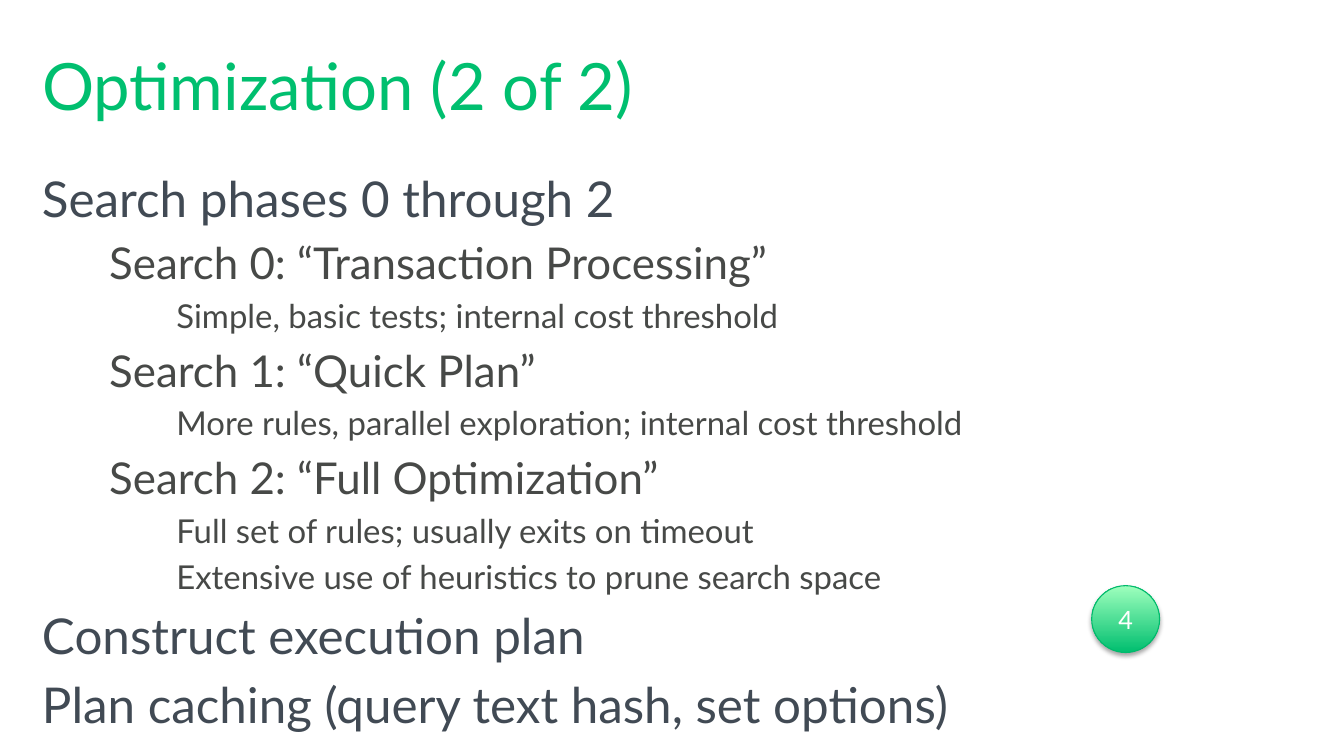
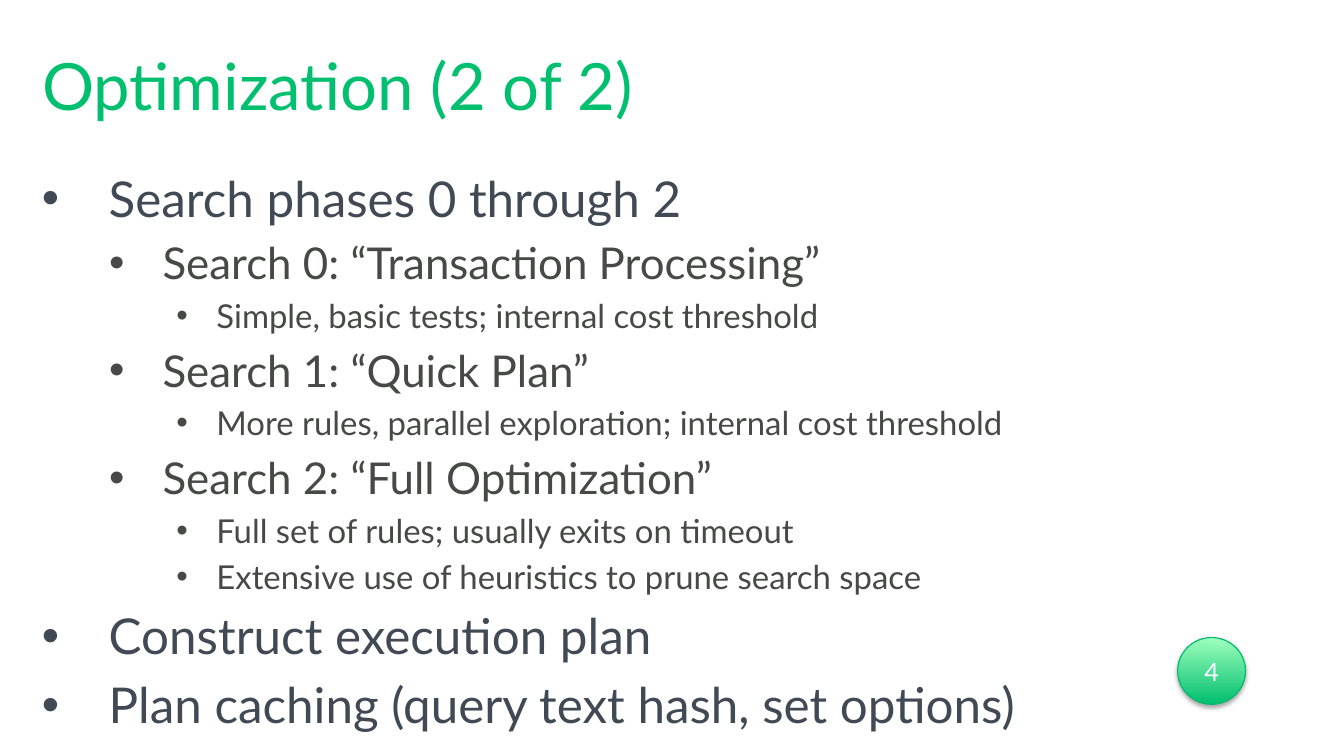
Before and after one commit to tf3604/OptimizerPresentation, a slide deck: slide 34 of Optimizer.pptx. Drawn at 1344x756 pixels with LibreOffice and Linux fonts; fonts in the diff are those of the drawing; background and template pictures are left out. Boxes give left, top, right and bottom in pixels: in the first picture for what was removed or moved away, otherwise in the second. Text is boxed around its words. In the diff, an @@ line names an element or a change of style, - is before the commit and + after.

```diff
--- a/Optimizer.pptx
+++ b/Optimizer.pptx
@@ text "Search phases 0 through 2" at [109,180,1015,732]: bullet none to • @@
@@ ellipse "4": place and size @@
-ellipse "4" at [1091,586,1159,653]
+ellipse "4" at [1178,638,1246,705]
```
Also in this commit, not shown: 38 other slides changed.
